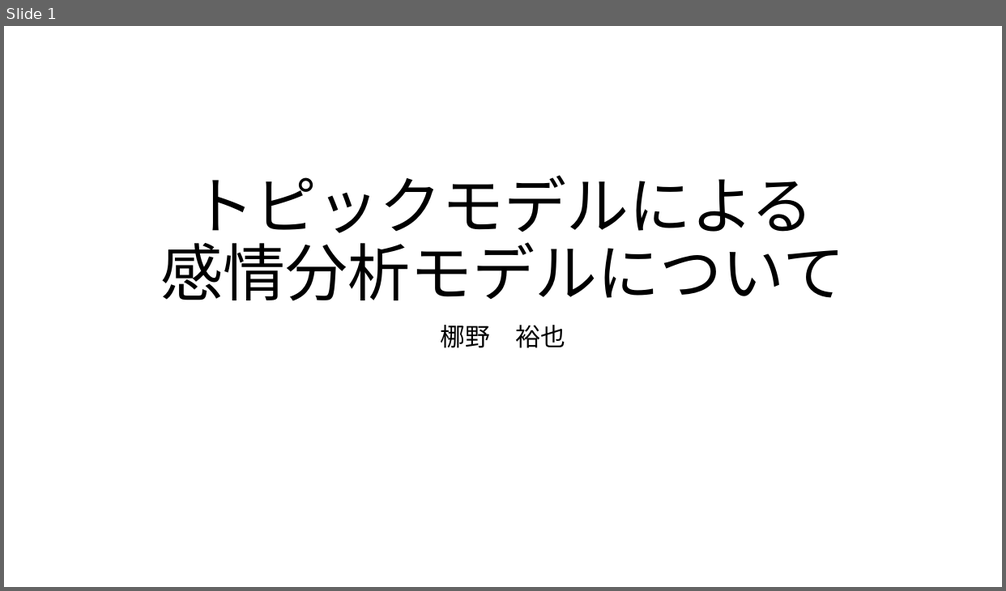
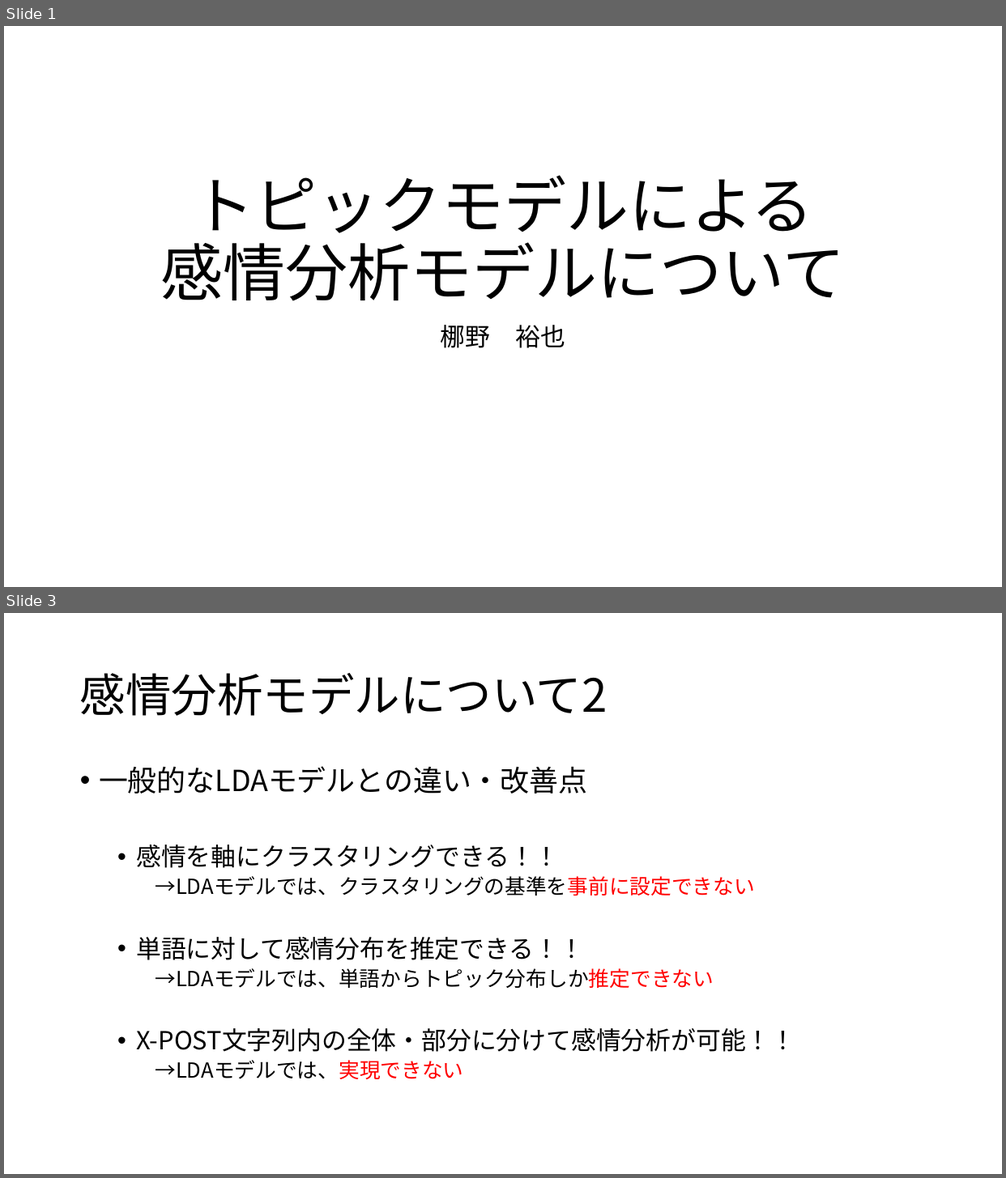
Before and after one commit to leggings8942/my_topic_model, a slide deck: 説明用資料.pptx. Shown one above the other, each under a label of ours: slide 1 before the commit, slides 1 and 3 after it; the slides between them are not shown. The pictures are 1006x591 and 1006x1178 pixels, drawn with LibreOffice and Linux fonts; fonts in the diff are those of the drawing. Boxes give left, top, right and bottom in pixels: in the first picture for what was removed or moved away, otherwise in the second. Text is boxed around its words. In the diff, an @@ line names an element or a change of style, - is before the commit and + after.

```diff
--- a/説明用資料.pptx
+++ b/説明用資料.pptx
@@ slide 3 added at [4, 613, 1002, 1174], background #FFFFFF @@
@@ title added at [80, 673, 607, 716], 44 pt, text #000000 @@
+感情分析モデルについて2
@@ text added at [99, 766, 795, 1080], 20 pt, text #000000 @@
+• 一般的なLDAモデルとの違い・改善点
+  • 感情を軸にクラスタリングできる！！
+    →LDAモデルでは、クラスタリングの基準を事前に設定できない
+  • 単語に対して感情分布を推定できる！！
+    →LDAモデルでは、単語からトピック分布しか推定できない
+  • X-POST文字列内の全体・部分に分けて感情分析が可能！！
+    →LDAモデルでは、実現できない
```
Also in this commit, not shown: 3 slides changed, 18 other slides added.
